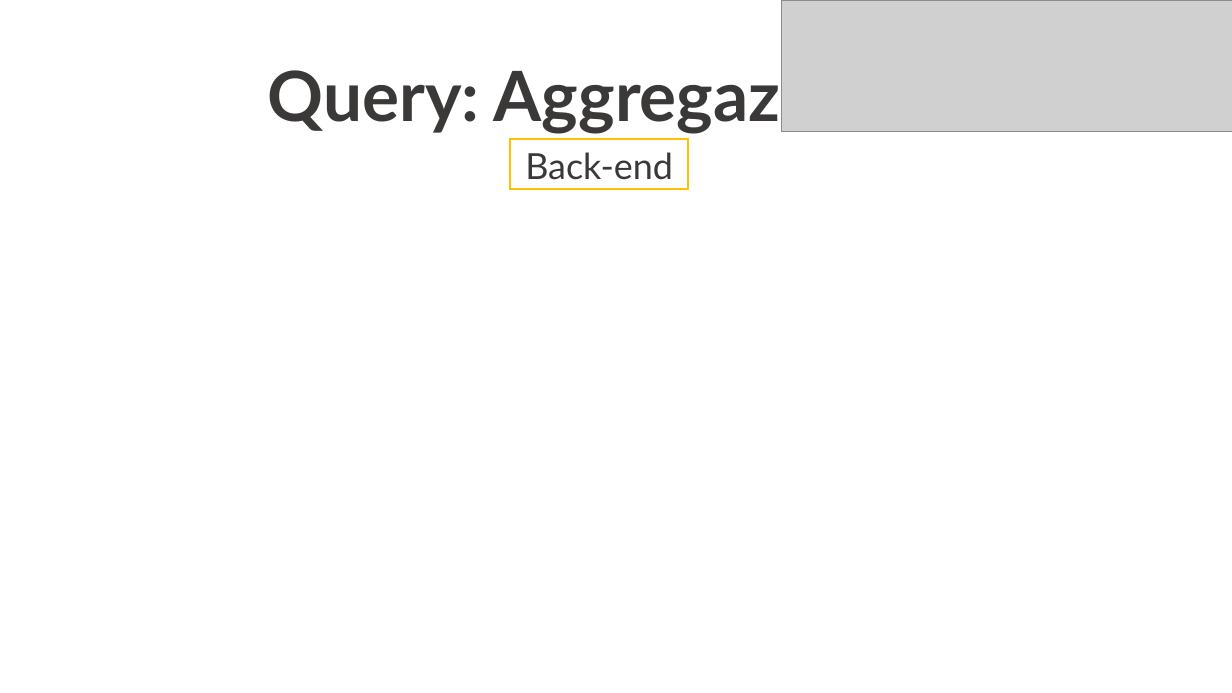
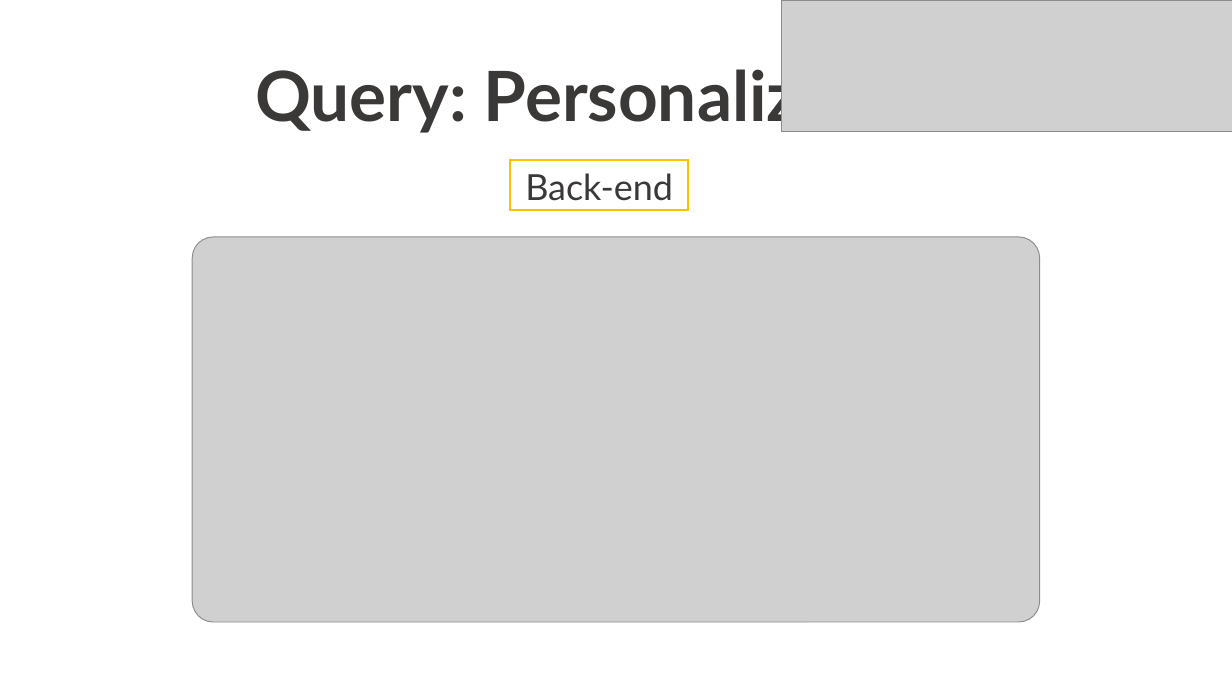
Before and after one commit to Robertales/tripdata-bike-chicago-bd2, a slide deck: slide 14 of presentazione/PresentazioneRobertazziBarberisBD2Final.pptx (slide 11 before the commit). Drawn at 1232x693 pixels with LibreOffice and Linux fonts; fonts in the diff are those of the drawing; grey boxes stand for pictures. Boxes give left, top, right and bottom in pixels: in the first picture for what was removed or moved away, otherwise in the second. Text is boxed around its words. In the diff, an @@ line names an element or a change of style, - is before the commit and + after.

```diff
--- a/presentazione/PresentazioneRobertazziBarberisBD2Final.pptx
+++ b/presentazione/PresentazioneRobertazziBarberisBD2Final.pptx
@@ text at (x1=255, y1=62, x2=926, y2=135): text changed @@
-Query: Aggregazione
+Query: Personalizzata
@@ text "Back-end" moved from (x1=525, y1=152, x2=673, y2=180) to (x1=525, y1=173, x2=673, y2=201) @@
@@ rectangle moved from (x1=510, y1=139, x2=689, y2=189) to (x1=510, y1=160, x2=689, y2=210) @@
@@ picture added at (x1=192, y1=237, x2=1040, y2=622) @@
```
Also in this commit, not shown: 10 other slides changed, 1 slide added, 9 other files.
